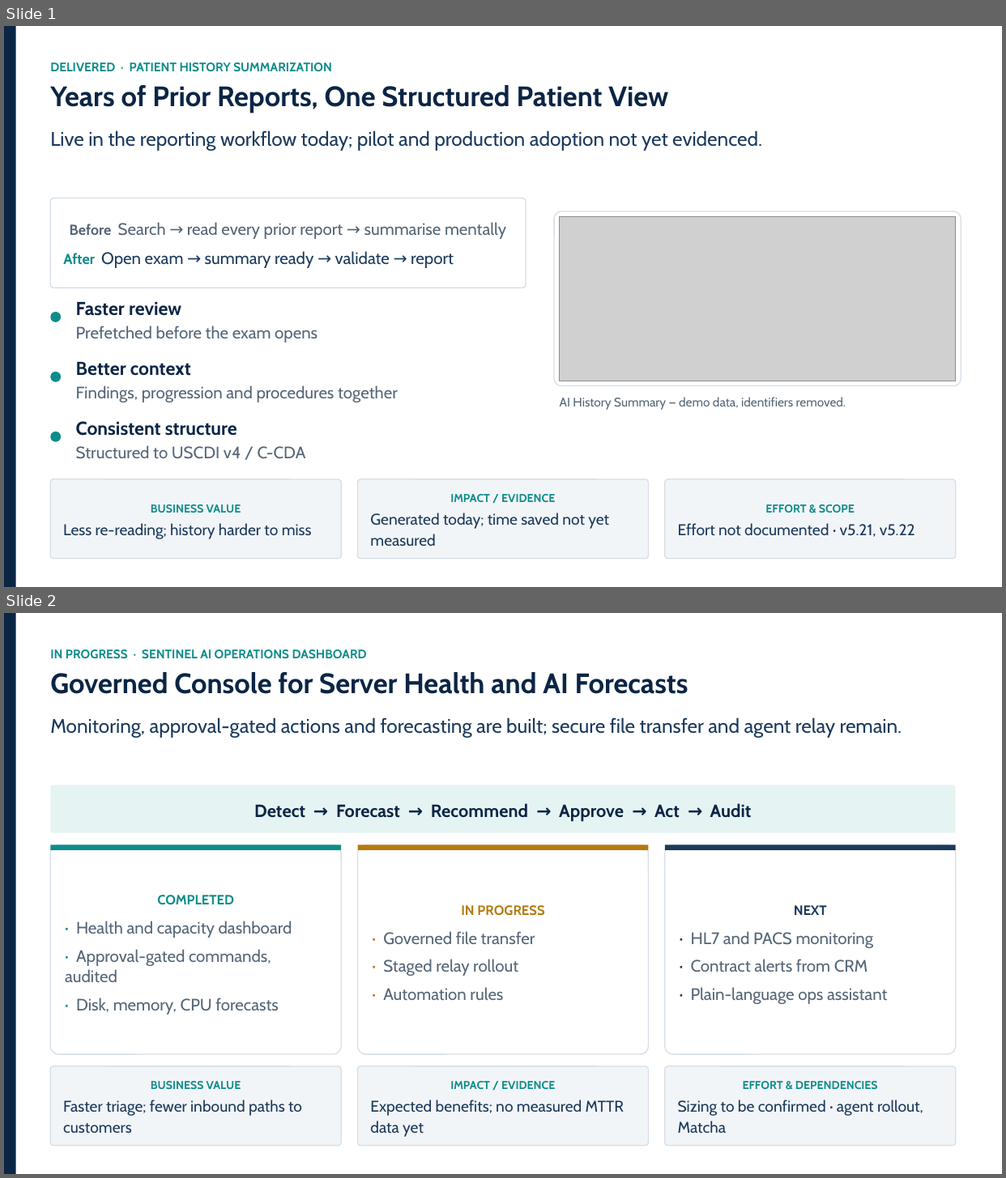
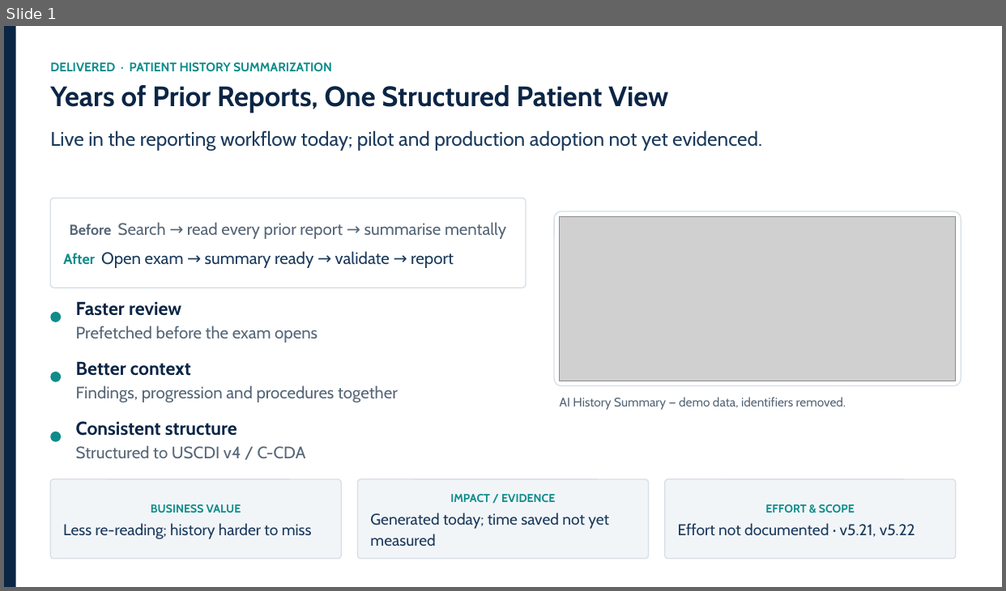
Before and after one commit to mohammadmoharam/presentation, a slide deck: MS-AI/Executive-Presentation/AI-Executive-Overview.pptx. Shown one above the other, each under a label of ours: slides 1 and 2 before the commit, slide 1 after it. The pictures are 1006x1178 and 1006x591 pixels, drawn with LibreOffice and Linux fonts; fonts in the diff are those of the drawing; grey boxes stand for pictures. Boxes give left, top, right and bottom in pixels: in the first picture for what was removed or moved away, otherwise in the second. Text is boxed around its words. In the diff, an @@ line names an element or a change of style, - is before the commit and + after.

```diff
--- a/MS-AI/Executive-Presentation/AI-Executive-Overview.pptx
+++ b/MS-AI/Executive-Presentation/AI-Executive-Overview.pptx
@@ slide 2 removed at (4, 613, 1002, 1174), background #FFFFFF @@
@@ rectangle removed at (4, 613, 16, 1174) @@
@@ text removed at (50, 649, 367, 659) @@
-IN PROGRESS · SENTINEL AI OPERATIONS DASHBOARD
@@ text removed at (50, 672, 688, 694) @@
-Governed Console for Server Health and AI Forecasts
@@ text removed at (50, 717, 902, 738) @@
-Monitoring, approval-gated actions and forecasting are built; secure file transfer and agent relay remain.
@@ rounded rectangle removed at (50, 786, 956, 833) @@
-Detect → Forecast → Recommend → Approve → Act → Audit
@@ rounded rectangle removed at (50, 845, 341, 1054) @@
-COMPLETED
-· Health and capacity dashboard
-· Approval-gated commands, audited
-· Disk, memory, CPU forecasts
@@ rectangle removed at (50, 845, 341, 850) @@
@@ rounded rectangle removed at (357, 845, 648, 1054) @@
-IN PROGRESS
-· Governed file transfer
-· Staged relay rollout
-· Automation rules
@@ rectangle removed at (357, 845, 648, 850) @@
@@ rounded rectangle removed at (665, 845, 956, 1054) @@
-NEXT
-· HL7 and PACS monitoring
-· Contract alerts from CRM
-· Plain-language ops assistant
@@ rectangle removed at (665, 845, 956, 850) @@
@@ rounded rectangle removed at (50, 1067, 341, 1146) @@
-BUSINESS VALUE
-Faster triage; fewer inbound paths to customers
@@ rounded rectangle removed at (357, 1067, 648, 1146) @@
-IMPACT / EVIDENCE
-Expected benefits; no measured MTTR data yet
@@ rounded rectangle removed at (665, 1067, 956, 1146) @@
-EFFORT & DEPENDENCIES
-Sizing to be confirmed · agent rollout, Matcha
```
Also in this commit, not shown: 1 slide added, 5 other files.
